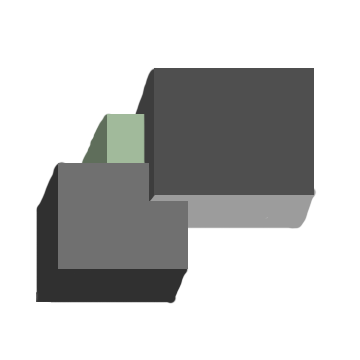
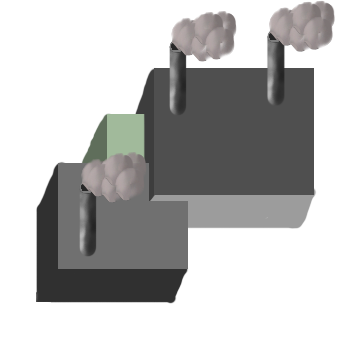
Layer changes from the first w=360, h=360 image to the second:
added layer "Layer 7" above "Layer 6" over bbox(79, 152, 146, 257)
added layer "Layer 6" above "Layer 5" over bbox(169, 11, 237, 115)
added layer "Layer 5" above "Rectangle 2" over bbox(266, 0, 335, 106)
